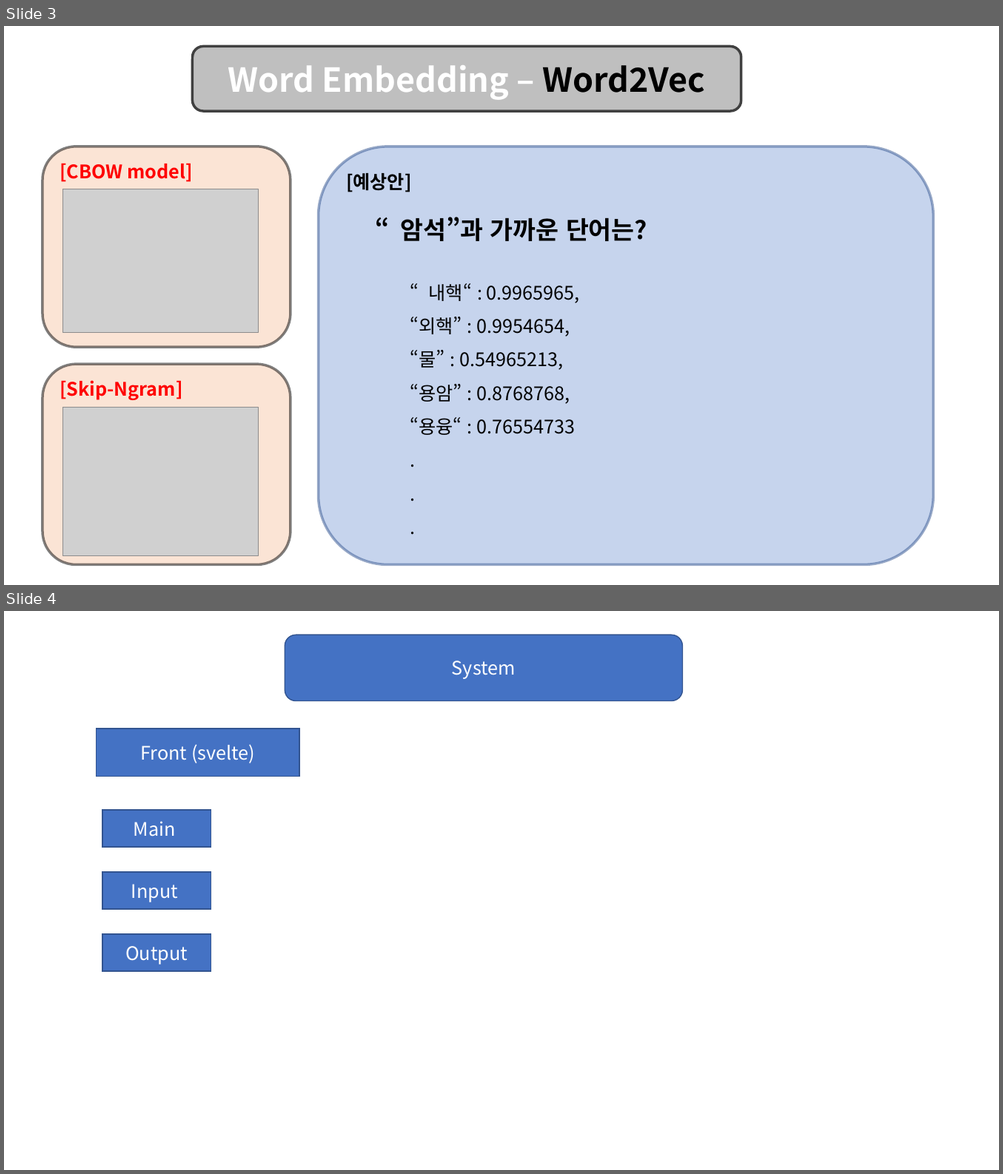
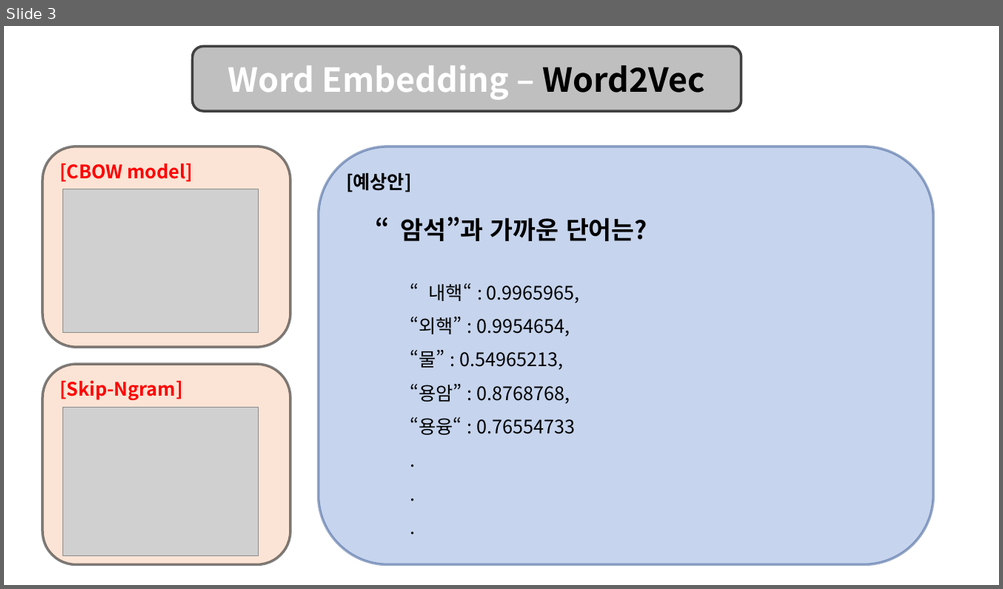
Before and after one commit to SHIMspacethere/EducationML-Project-Shim, a slide deck: material/설계도 - 모식도.pptx. Shown one above the other, each under a label of ours: slides 3 and 4 before the commit, slide 3 after it. The pictures are 1003x1174 and 1003x589 pixels, drawn with LibreOffice and Linux fonts; fonts in the diff are those of the drawing; grey boxes stand for pictures. Boxes give left, top, right and bottom in pixels: in the first picture for what was removed or moved away, otherwise in the second. Text is boxed around its words. In the diff, an @@ line names an element or a change of style, - is before the commit and + after.

```diff
--- a/material/설계도 - 모식도.pptx
+++ b/material/설계도 - 모식도.pptx
@@ slide 4 removed at <box>4,611,999,1170</box>, background #FFFFFF @@
@@ rounded rectangle removed at <box>284,635,683,701</box> @@
-System
@@ rectangle removed at <box>96,729,299,777</box> @@
-Front (svelte)
@@ rectangle removed at <box>102,810,210,847</box> @@
-Main
@@ rectangle removed at <box>102,872,210,908</box> @@
-Input
@@ rectangle removed at <box>102,935,210,971</box> @@
-Output
```
Also in this commit, not shown: 2 slides added, 4 other files.
